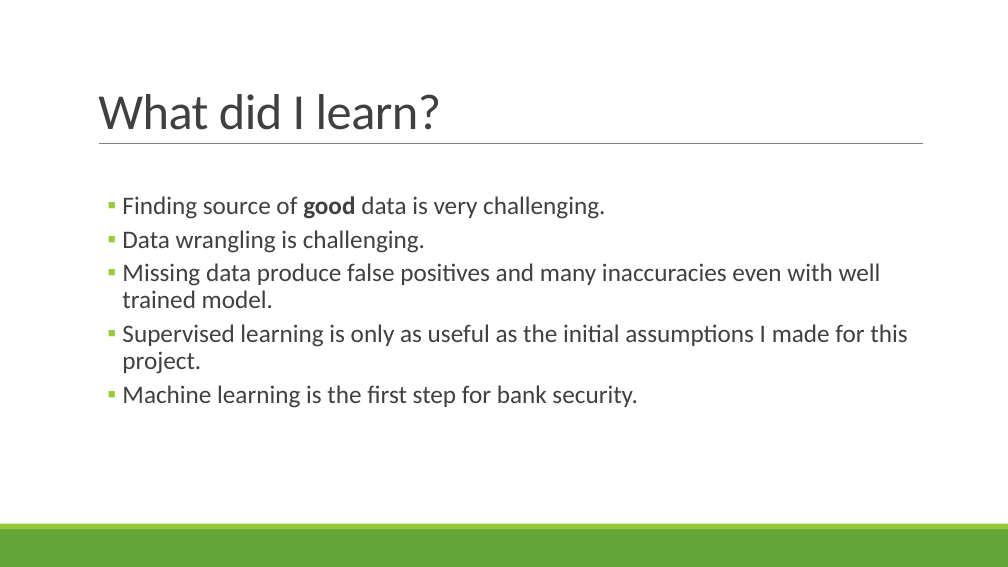
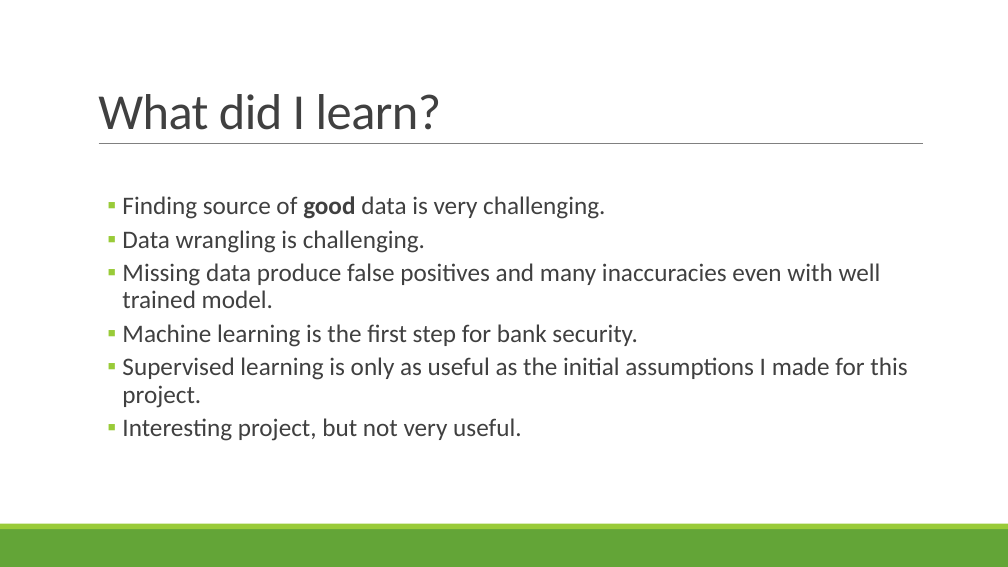
Before and after one commit to hhalim/TargetBanks, a slide deck: slide 17 of Which Banks To Rob.pptx. Drawn at 1008x567 pixels with LibreOffice and Linux fonts; fonts in the diff are those of the drawing. Boxes give left, top, right and bottom in pixels: in the first picture for what was removed or moved away, otherwise in the second. Text is boxed around its words. In the diff, an @@ line names an element or a change of style, - is before the commit and + after.

Commit message:
PPT update.

```diff
--- a/Which Banks To Rob.pptx
+++ b/Which Banks To Rob.pptx
@@ text at [122,324,637,347]: paragraph added @@
+  ▪ Machine learning is the first step for bank security.
@@ text at [122,418,521,441]: text changed @@
-  ▪ Machine learning is the first step for bank security.
+  ▪ Interesting project, but not very useful.
```
